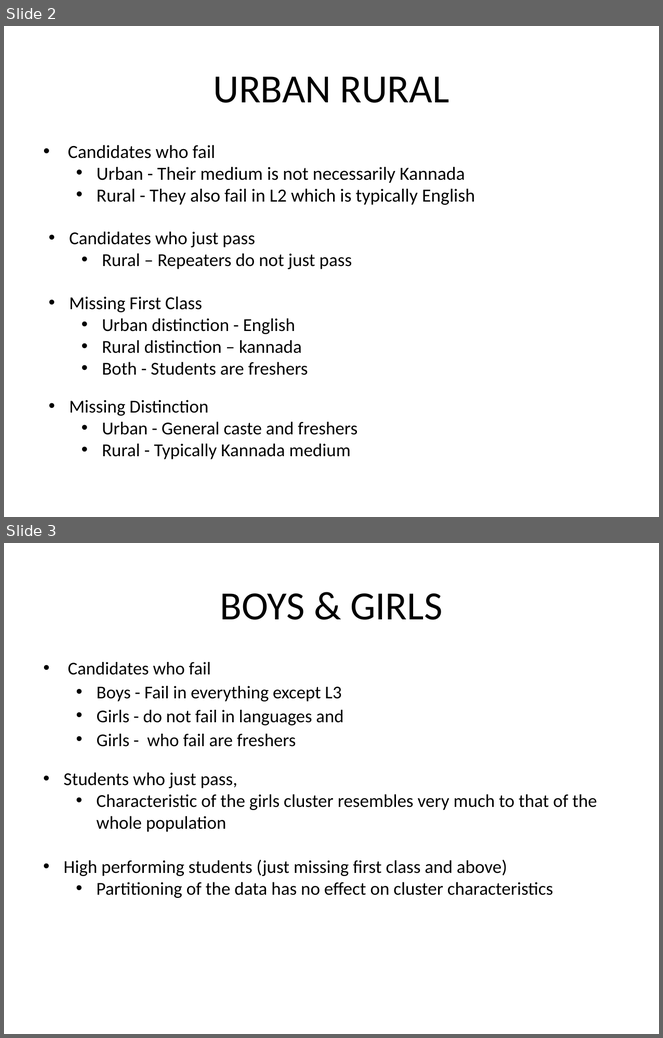
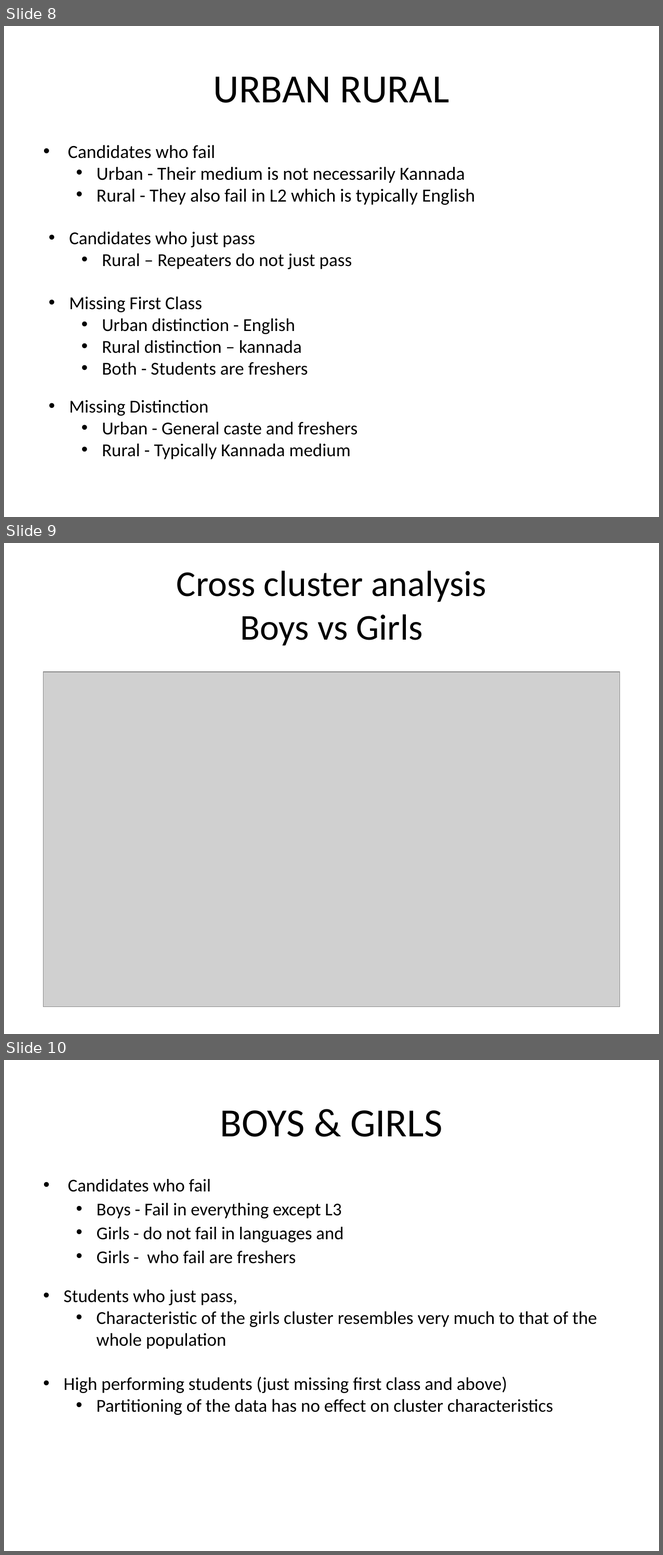
Before and after one commit to AbhijithMadhav/SSLC-Data-Analysis, a slide deck: src/8_cross_cluster_analysis/presentation.odp. Shown one above the other, each under a label of ours: slides 2 and 3 before the commit, slides 8, 9 and 10 after it. The pictures are 663x1038 and 663x1555 pixels, drawn with LibreOffice and Linux fonts; fonts in the diff are those of the drawing; grey boxes stand for pictures. Boxes give left, top, right and bottom in pixels: in the first picture for what was removed or moved away, otherwise in the second. Text is boxed around its words. In the diff, an @@ line names an element or a change of style, - is before the commit and + after.

```diff
--- a/src/8_cross_cluster_analysis/presentation.odp
+++ b/src/8_cross_cluster_analysis/presentation.odp
@@ slide 9 added at (4, 543, 659, 1034), background #FFFFFF @@
@@ title added at (177, 571, 486, 646), 40 pt, text #000000 @@
+Cross cluster analysis
+Boys vs Girls
@@ picture added at (44, 672, 620, 1007) @@
@@ what was slide 2 is now slide 8 @@
@@ what was slide 3 is now slide 10 @@
```
Also in this commit, not shown: 1 slide changed, 7 other slides added.
